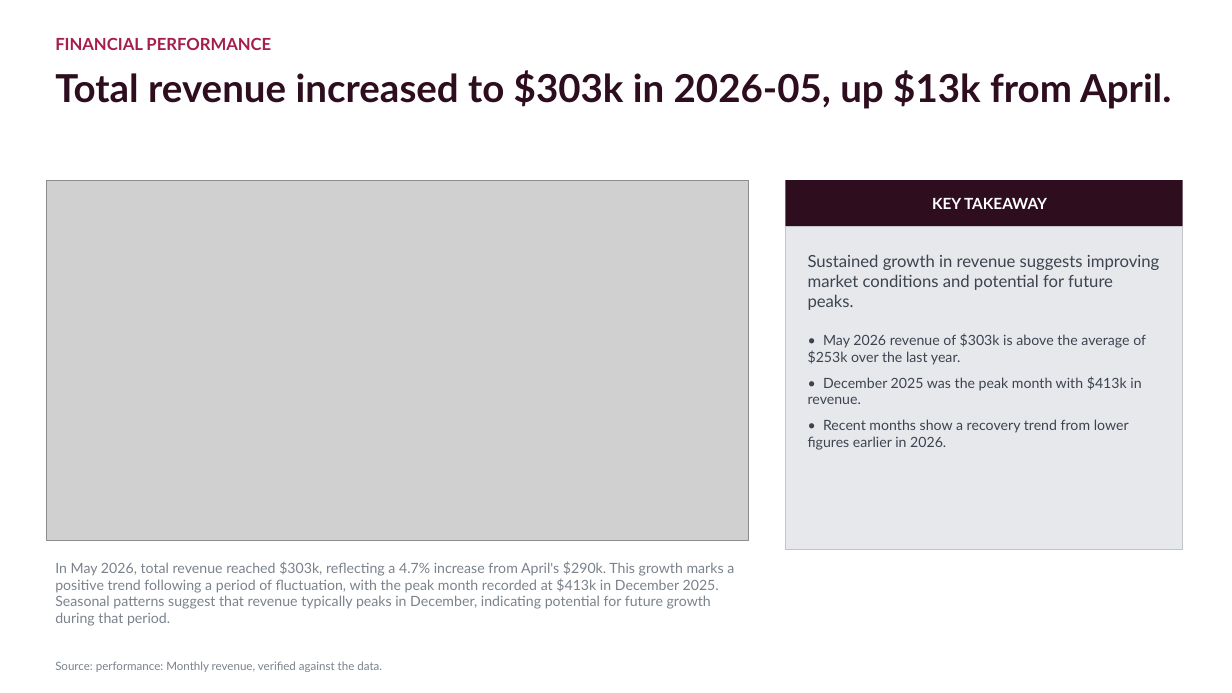
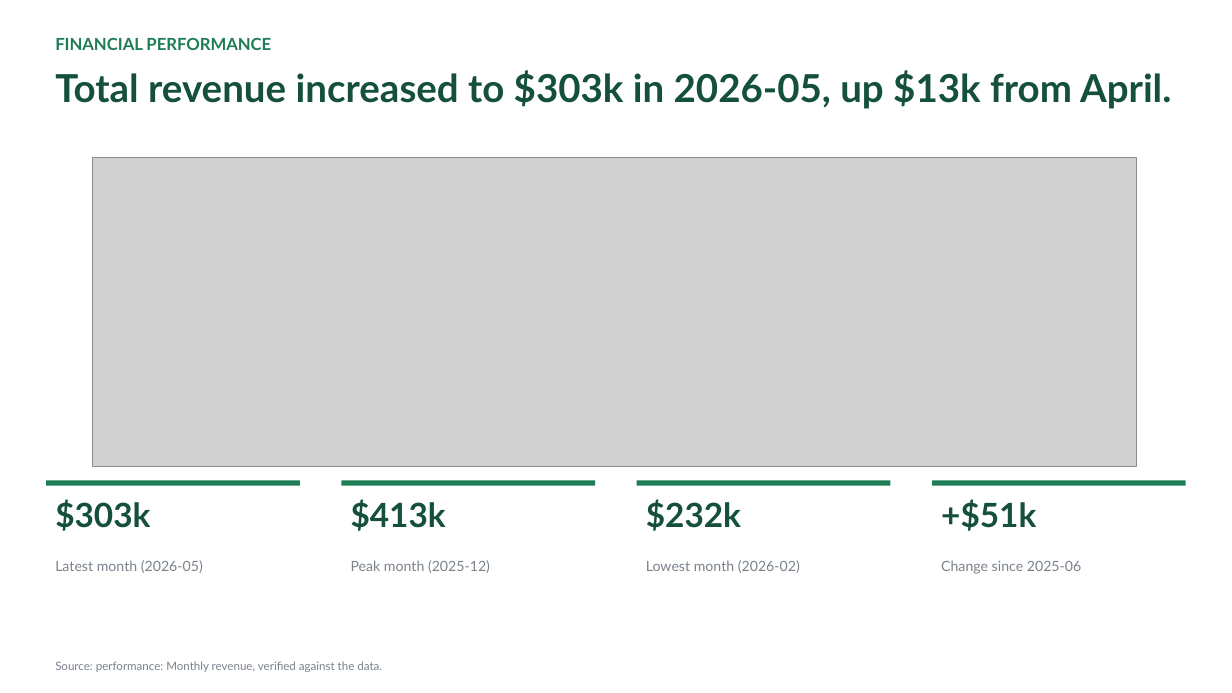
Before and after one commit to AronSarosi/ai-report-generator, a slide deck: slide 3 of app/examples/marketing_analytics/report.pptx. Drawn at 1232x693 pixels with LibreOffice and Linux fonts; fonts in the diff are those of the drawing; grey boxes stand for pictures. Boxes give left, top, right and bottom in pixels: in the first picture for what was removed or moved away, otherwise in the second. Text is boxed around its words. In the diff, an @@ line names an element or a change of style, - is before the commit and + after.

```diff
--- a/app/examples/marketing_analytics/report.pptx
+++ b/app/examples/marketing_analytics/report.pptx
@@ text "FINANCIAL PERFORMANCE" at <box>55,38,271,50</box>: text colour #A61E4D to #1E7D55 @@
@@ text "Total revenue increased to $303k ..." at <box>55,70,1171,109</box>: text colour #2E0E1E to #14503B @@
@@ picture: place and size @@
-picture at <box>46,180,749,541</box>
+picture at <box>92,157,1137,467</box>
@@ rectangle removed at <box>786,180,1183,226</box> @@
-KEY TAKEAWAY
@@ rectangle removed at <box>786,226,1183,550</box> @@
-Sustained growth in revenue suggests improving market conditions and potential for future peaks.
-• May 2026 revenue of $303k is above the average of $253k over the last year.
-• December 2025 was the peak month with $413k in revenue.
-• Recent months show a recovery trend from lower figures earlier in 2026.
@@ rectangle added at <box>46,481,300,486</box>, fill #1E7D55 @@
@@ text added at <box>55,499,150,531</box>, 26 pt, text #14503B, bold @@
+$303k
@@ rectangle added at <box>342,481,596,486</box>, fill #1E7D55 @@
@@ text added at <box>351,499,446,531</box>, 26 pt, text #14503B, bold @@
+$413k
@@ rectangle added at <box>637,481,891,486</box>, fill #1E7D55 @@
@@ text added at <box>646,499,741,531</box>, 26 pt, text #14503B, bold @@
+$232k
@@ rectangle added at <box>933,481,1187,486</box>, fill #1E7D55 @@
@@ text added at <box>941,499,1036,531</box>, 26 pt, text #14503B, bold @@
++$51k
@@ text removed at <box>55,561,734,626</box> @@
-In May 2026, total revenue reached $303k, reflecting a 4.7% increase from April's $290k. This growth marks a positive trend following a period of fluctuation, with the peak month recorded at $413k in December 2025. Seasonal patterns suggest that revenue typically peaks in December, indicating potential for future growth during that period.
@@ text added at <box>55,560,203,573</box>, 11 pt, text #7A828C @@
+Latest month (2026-05)
@@ text added at <box>351,560,490,573</box>, 11 pt, text #7A828C @@
+Peak month (2025-12)
@@ text added at <box>646,560,800,573</box>, 11 pt, text #7A828C @@
+Lowest month (2026-02)
@@ text added at <box>941,561,1081,574</box>, 11 pt, text #7A828C @@
+Change since 2025-06
```
Also in this commit, not shown: 4 other slides changed, 42 other files.
